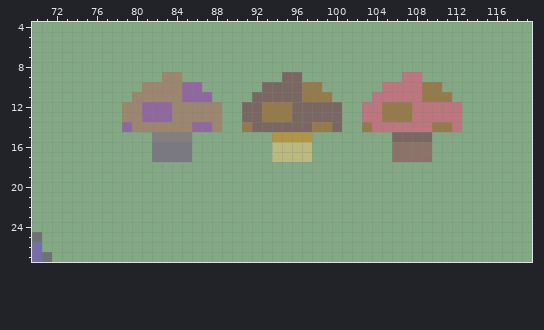
Two versions of one pixel-art file, assets/images/akarisplayground.aseprite. The picture above was drawn from the file before the commit.
256x256 pixels, 1 frame. Shown: x 70..119, y 4..27.
The same view after the edit:
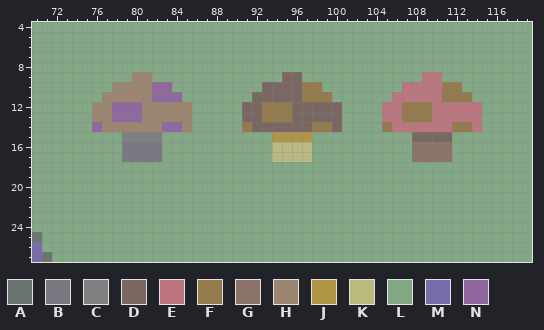
Palette (. is transparent): A #6b7470  B #7a7881  C #808080  D #7b6762  E #bd757e  F #957a4b  G #8c7369  H #9d866f  J #b09643  K #bab97e  L #82a884  M #766daa  N #90689f
The edit:
Changed rows in their new state; - is an unchanged pixel.
Layer "Layer 1":
first column x 76:
 9 ----HH-LL----------------------LLEE----
10 --HHH-NNLLL------------------LL--EEFF--
11 -HHH--NNNLLL----------------LL---EE-FF-
12 HHNNNHHH--LLL--------------LLEE-FF---EE
13 HHNNNHHH--LLL--------------LLEE-FF---EE
14 NHHH---NN-LLL--------------LLF----EEFFE
15 ---CCC-LLL--------------------LL--DD---
16 ---BBB-LLL--------------------LL--GG---
17 ---BBB-LLL--------------------LL--GG---
Where, in picture pixels (left, top, right, bottom), the same in both pictures:
changed: (92, 72, 222, 162)
changed: (362, 72, 482, 162)
